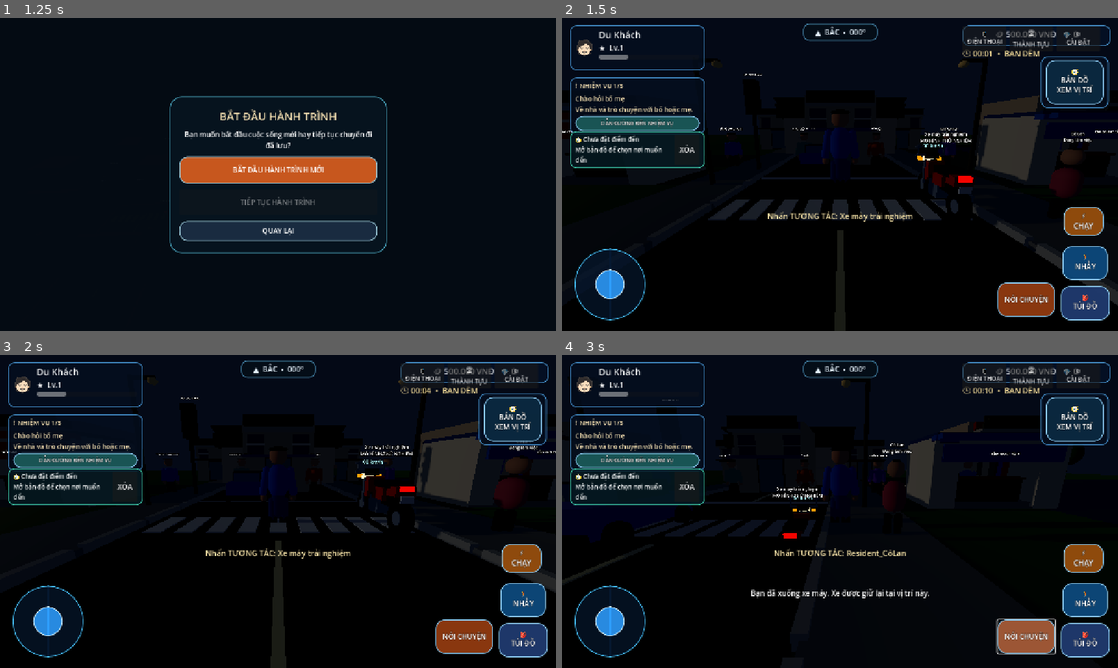
Above: before the commit, frames 1-4 (two rows, left to right).
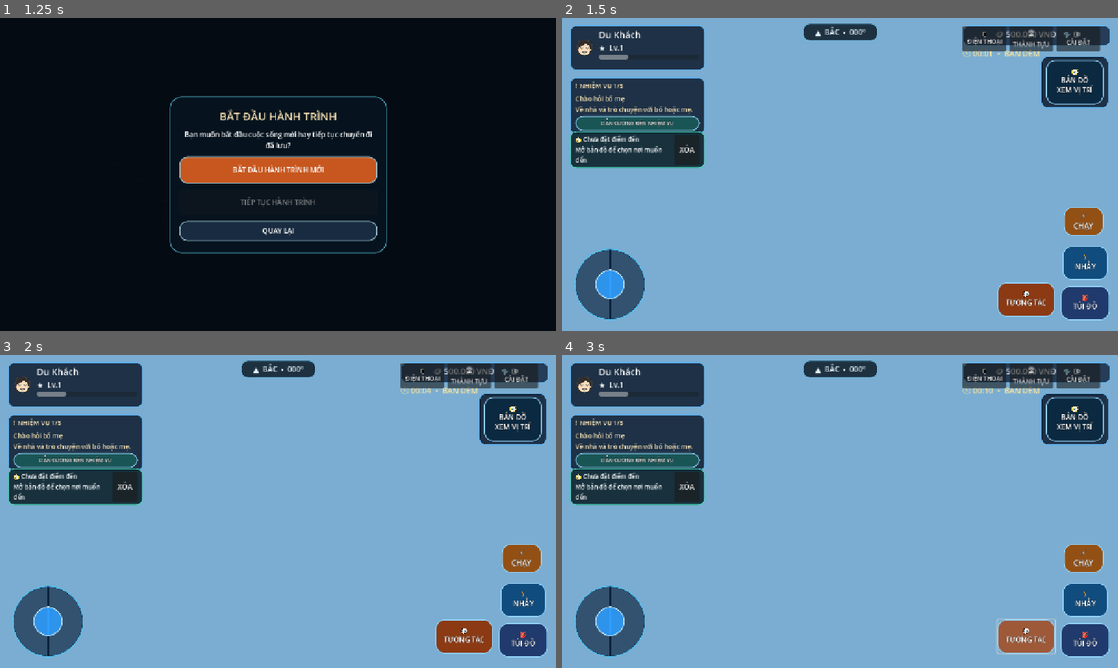
Above: after the commit, the same moments.

Repository: temu838655-dev/Vi-t-Nam-Du-L-ch
Game: Godot game, scene res://scenes/main.tscn
The game is run twice, just before and just after one commit, with the same random seed, the same clock (stepped at 60 frames per second) and the same inputs.
Inputs:
- Up to frame 1 (1.25 s): click "▶ CHƠI NGAY" at 0.5 s
- Up to frame 2 (1.5 s): click "BẮT ĐẦU HÀNH TRÌNH MỚI" at 1.25 s
- Up to frame 3 (2 s): no input
- Up to frame 4 (3 s): click "NÓI CHUYỆN" (after the commit: "💬 TƯƠNG TÁC") at 2 s; click "XUỐNG XE" (after the commit: "💬 TƯƠNG TÁC") at 2.75 s

Frame 1 is identical in both runs. In frame 2, 91% of the frame differs, in the area x 0-100%, y 0-100%; in frame 3, 91%; in frame 4, 91%.
Error after the commit: Parse Error: Identifier "delta" not declared in the current scope. (res://scripts/player.gd:566)

Commit message:
Add runtime facial blink and dialogue expressions for hero GLB

Diff:
--- a/Godot/scripts/player.gd
+++ b/Godot/scripts/player.gd
@@ -33,6 +33,8 @@
 var home_action_remaining := 0.0
 var home_action_pose := ""
 var home_action_blend := 0.0
+var talk_expression_remaining := 0.0
+var facial_meshes: Array[MeshInstance3D] = []
 
 func _ready() -> void:
 	add_to_group("player")
@@ -428,6 +430,7 @@
 			closest = candidate
 			closest_distance = distance
 	if closest:
+		play_talk_expression(2.4)
 		var target_role := str(closest.get("role"))
 		if target_role == "mother" or target_role == "father":
 			GameState.advance_tutorial("talk_family")
@@ -474,6 +477,7 @@
 
 	move_and_slide()
 	_animate_character(delta)
+	_update_facial_expression(delta)
 	if home_action_remaining > 0.0:
 		home_action_remaining = maxf(0.0, home_action_remaining - delta)
 	elif home_action_pose != "":
@@ -518,6 +522,47 @@
 	else:
 		left_leg.rotation.x = move_toward(left_leg.rotation.x, 0.0, delta * 4.0)
 		right_leg.rotation.x = move_toward(right_leg.rotation.x, 0.0, delta * 4.0)
+
+func play_talk_expression(duration: float = 2.0) -> void:
+	# Triggers the exported facial blend shapes when the production GLB provides them.
+	talk_expression_remaining = maxf(talk_expression_remaining, duration)
+
+
+func _update_facial_expression(delta: float) -> void:
+	if not using_production_model or not is_instance_valid(player_visual):
+		return
+	if facial_meshes.is_empty():
+		_collect_facial_meshes(player_visual)
+	talk_expression_remaining = maxf(0.0, talk_expression_remaining - delta)
+	var clock := float(Time.get_ticks_msec()) * 0.001
+	# A short periodic eyelid closure gives the character a natural idle blink.
+	var blink_phase := fposmod(clock, 3.7)
+	var blink := 0.0
+	if blink_phase > 3.48 and blink_phase < 3.62:
+		blink = sin((blink_phase - 3.48) / 0.14 * PI)
+	var talking := 1.0 if talk_expression_remaining > 0.0 else 0.0
+	for mesh_instance in facial_meshes:
+		if not is_instance_valid(mesh_instance) or mesh_instance.mesh == null:
+			continue
+		for shape_index in range(mesh_instance.mesh.get_blend_shape_count()):
+			var shape_name := _normalize_animation_name(str(mesh_instance.mesh.get_blend_shape_name(shape_index)))
+			var target := 0.0
+			if shape_name.contains("blinkleft") or shape_name.contains("blinkright") or shape_name == "blink":
+				target = blink
+			elif shape_name.contains("jawopen"):
+				target = talking * 0.22
+			elif shape_name.contains("smile"):
+				target = talking * 0.12
+			mesh_instance.set_blend_shape_value(shape_index, target)
+
+
+func _collect_facial_meshes(node: Node) -> void:
+	if node is MeshInstance3D:
+		var mesh_instance := node as MeshInstance3D
+		if mesh_instance.mesh != null and mesh_instance.mesh.get_blend_shape_count() > 0:
+			facial_meshes.append(mesh_instance)
+	for child in node.get_children():
+		_collect_facial_meshes(child)
 		left_arm.rotation.x = move_toward(left_arm.rotation.x, 0.0, delta * 4.0)
 		right_arm.rotation.x = move_toward(right_arm.rotation.x, 0.0, delta * 4.0)
 		player_visual.position.y = move_toward(player_visual.position.y, 0.0, delta * 0.12)
